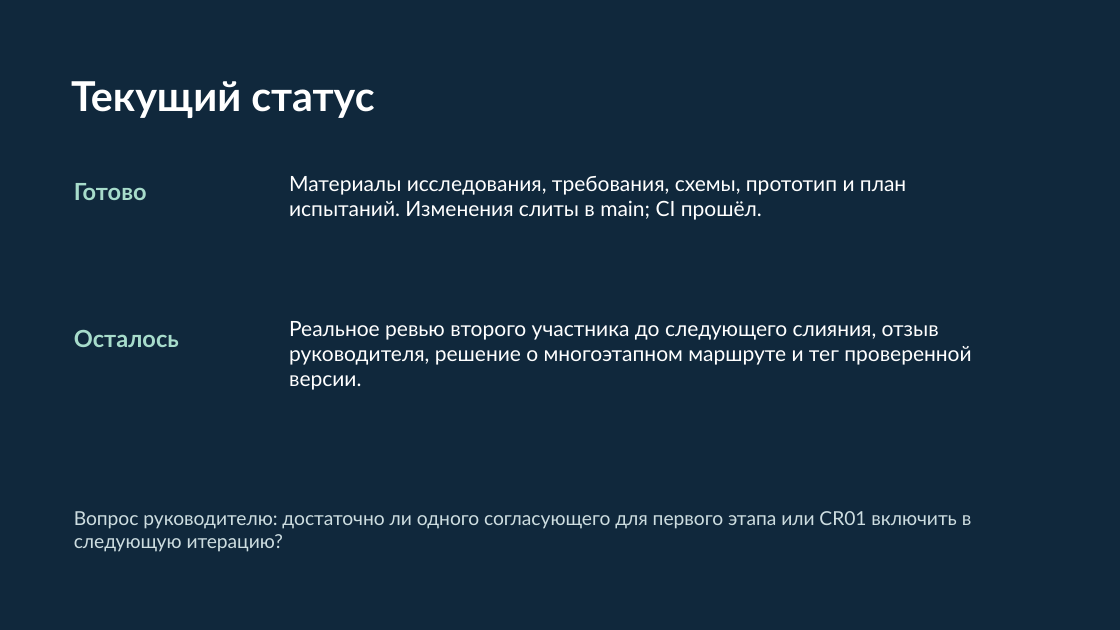
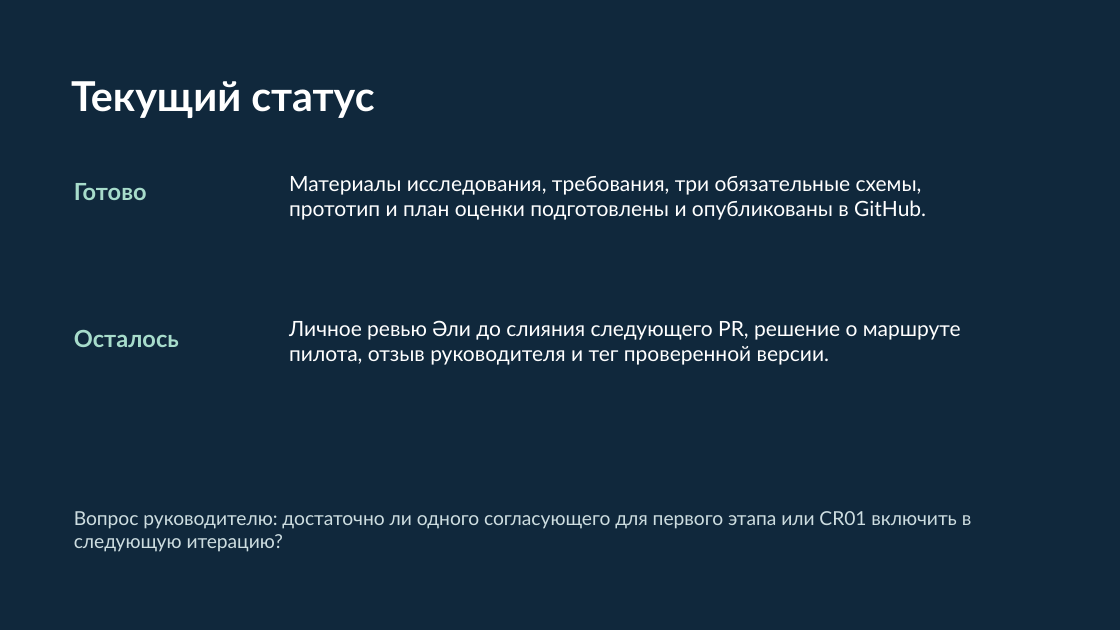
Before and after one commit to disasq/electronic-document-flow-system, a slide deck: slide 12 of docs/EDFS_Predefense_1_2026-10-24.pptx. Drawn at 1120x630 pixels with LibreOffice and Linux fonts; fonts in the diff are those of the drawing. Boxes give left, top, right and bottom in pixels: in the first picture for what was removed or moved away, otherwise in the second. Text is boxed around its words. In the diff, an @@ line names an element or a change of style, - is before the commit and + after.

```diff
--- a/docs/EDFS_Predefense_1_2026-10-24.pptx
+++ b/docs/EDFS_Predefense_1_2026-10-24.pptx
@@ text at [289,176,926,220]: text changed @@
-Материалы исследования, требования, схемы, прототип и план испытаний. Изменения слиты в main; CI прошёл.
+Материалы исследования, требования, три обязательные схемы, прототип и план оценки подготовлены и опубликованы в GitHub.
@@ text at [289,320,961,365]: text changed @@
-Реальное ревью второго участника до следующего слияния, отзыв руководителя, решение о многоэтапном маршруте и тег проверенной версии.
+Личное ревью Әли до слияния следующего PR, решение о маршруте пилота, отзыв руководителя и тег проверенной версии.
```
Also in this commit, not shown: 2 other slides changed, 28 other files.
